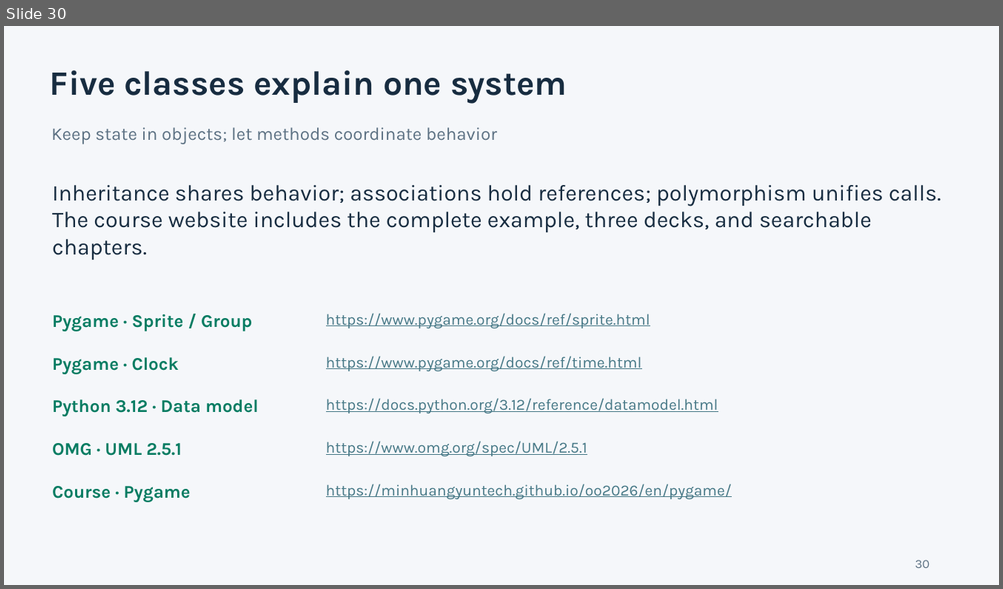
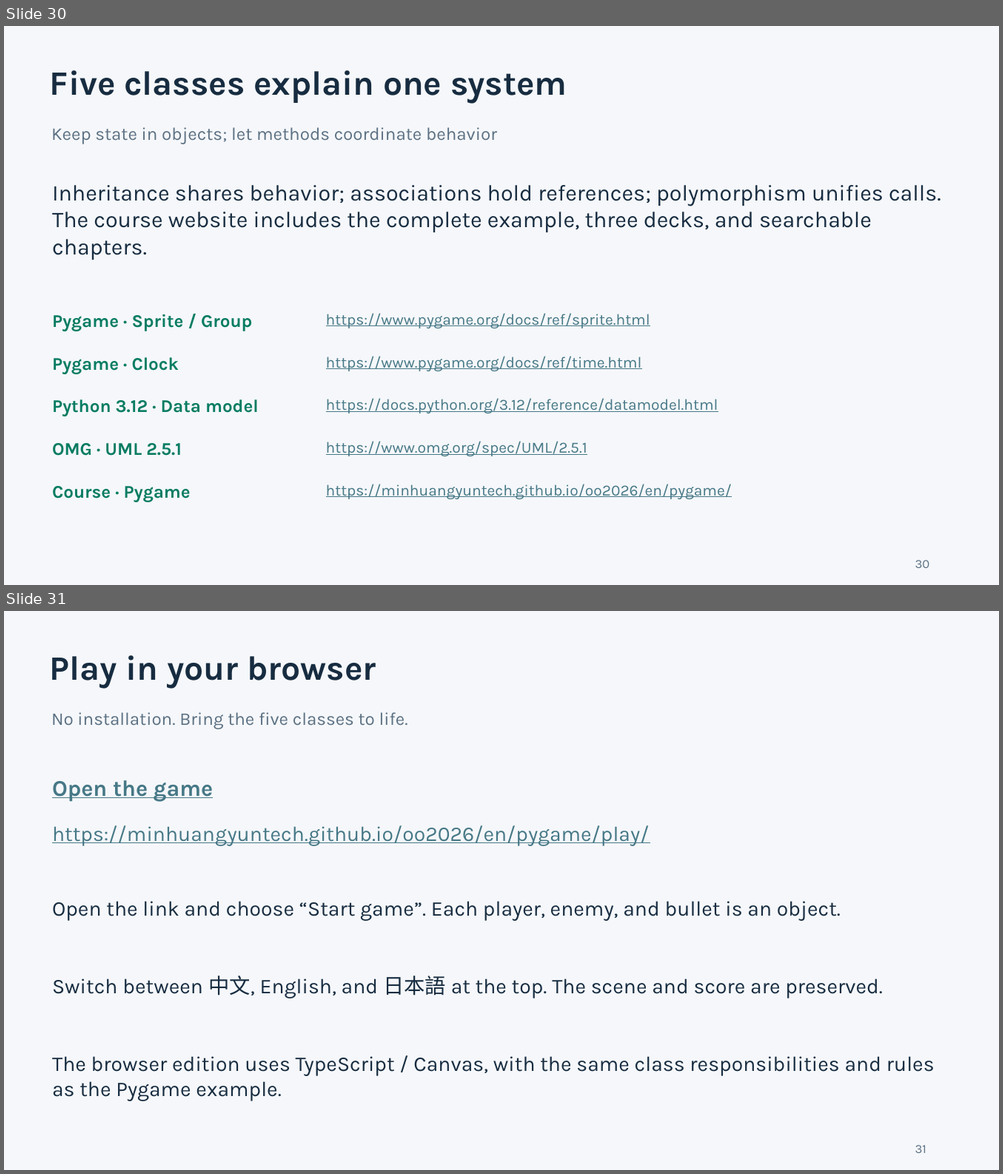
Before and after one commit to minhuangyuntech/oo2026, a slide deck: public/materials/pygame-en.pptx. Shown one above the other, each under a label of ours: slide 30 before the commit, slides 30 and 31 after it. The pictures are 1003x589 and 1003x1174 pixels, drawn with LibreOffice and Linux fonts; fonts in the diff are those of the drawing. Boxes give left, top, right and bottom in pixels: in the first picture for what was removed or moved away, otherwise in the second. Text is boxed around its words. In the diff, an @@ line names an element or a change of style, - is before the commit and + after.

Commit message:
Add browser controls and inspection examples to trilingual Pygame lessons

```diff
--- a/public/materials/pygame-en.pptx
+++ b/public/materials/pygame-en.pptx
@@ slide 31 added at (x1=4, y1=611, x2=999, y2=1170), background #F5F7FA @@
@@ text added at (x1=50, y1=655, x2=376, y2=688), 33 pt, text #172C40, bold @@
+Play in your browser
@@ text added at (x1=51, y1=712, x2=408, y2=729), 17.2 pt, text #5B7082 @@
+No installation. Bring the five classes to life.
@@ text added at (x1=52, y1=780, x2=213, y2=802), 21.8 pt, text #467886, bold, underline @@
+Open the game
@@ text added at (x1=52, y1=826, x2=649, y2=846), 20.2 pt, text #467886, underline @@
+https://minhuangyuntech.github.io/oo2026/en/pygame/play/
@@ text added at (x1=52, y1=901, x2=840, y2=921), 20.2 pt, text #172C40 @@
+Open the link and choose “Start game”. Each player, enemy, and bullet is an object.
@@ text added at (x1=52, y1=976, x2=882, y2=999), 20.2 pt, text #172C40 @@
+Switch between 中文, English, and 日本語 at the top. The scene and score are preserved.
@@ text added at (x1=52, y1=1056, x2=934, y2=1102), 20.2 pt, text #172C40 @@
+The browser edition uses TypeScript / Canvas, with the same class responsibilities and rules as the Pygame example.
@@ text added at (x1=915, y1=1145, x2=926, y2=1153), 12 pt, text #5B7082 @@
+31
```
Also in this commit, not shown: 2 other slides added, 14 other files.
